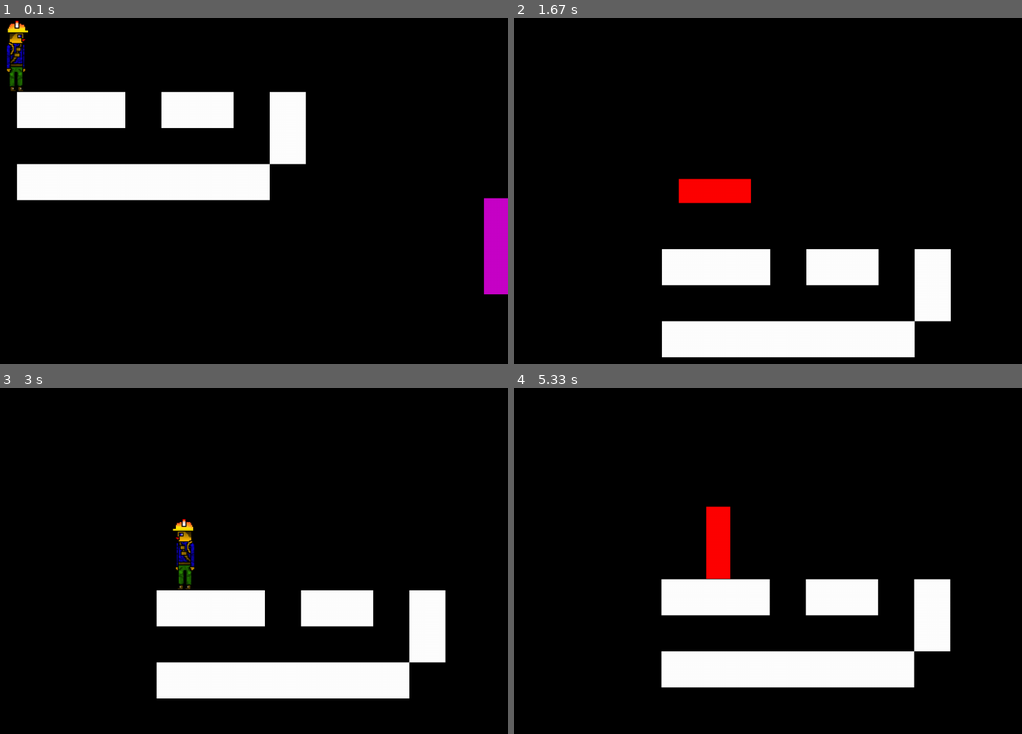
Above: before the commit, frames 1-4 (two rows, left to right).
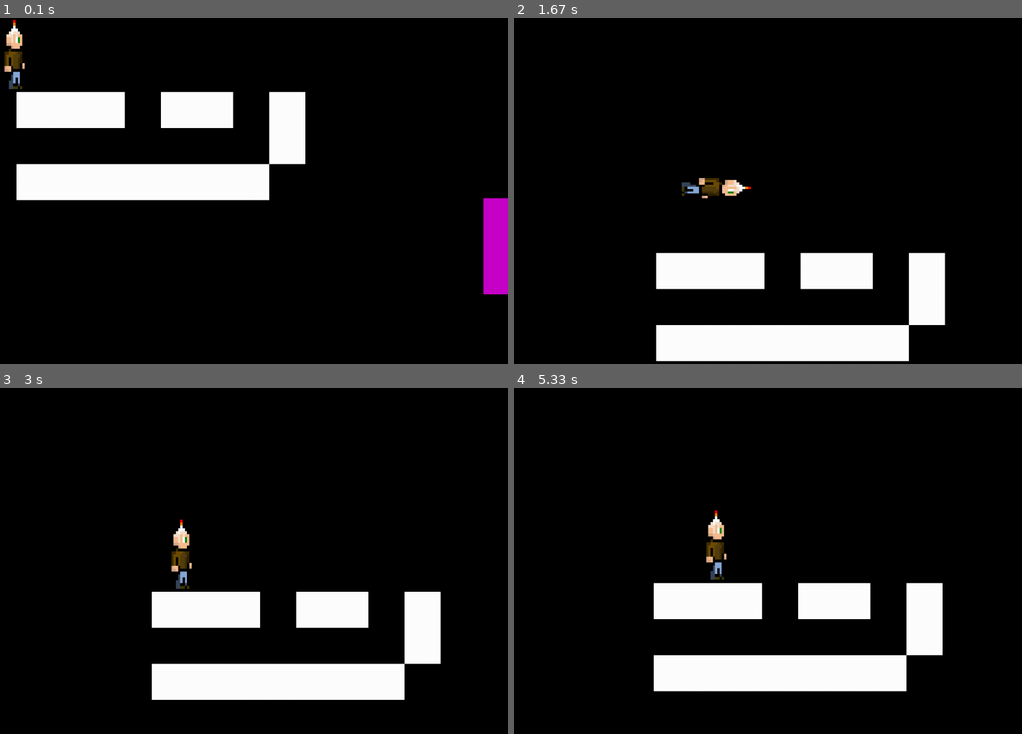
Above: after the commit, the same moments.

Repository: sps-trutnov-eps/projekt-2ep-utek_z_jeskyne
Game: pygame game, started from source/main.py
Same seed, same stepped clock (60 frames per second), same inputs: the game is played once before the commit and once after it.
Inputs:
- Up to frame 1 (0.1 s): no input
- Up to frame 2 (1.67 s): hold Ctrl 0.33-0.8 s; hold Right 0.33-0.8 s; hold Right 0.83-1.3 s; tap Ctrl at 0.9, 1.2, 1.4 s; hold Up 1.33-1.63 s
- Up to frame 3 (3 s): hold Right 1.67-2.13 s; tap Ctrl at 1.73, 2.03, 2.23, 2.53, 2.8 s; hold Left 2.17-2.7 s; hold Left from 2.73 s (still down)
- Up to frame 4 (5.33 s): tap Ctrl at 3.1, 3.23, 3.63, 3.93, 4.3, 4.6, 4.8, 5.1, 5.3 s; release Left at 3.13 s; hold Up 3.17-3.53 s; hold Right 3.57-4.2 s; hold Left 4.23-4.7 s; hold Right 4.73-5.2 s; hold Up from 5.23 s (still down)

The runs differ from the first frame. In frame 1, 0.8% of the frame differs, in the area x 0-96%, y 0-80%; in frame 2, 4.5%; in frame 3, 2.8%; in frame 4, 4.9%, in the area x 27-86%, y 34-88%.

Commit message:
Textura hrace
otaci se

Diff:
--- a/source/movement.py
+++ b/source/movement.py
@@ -55,9 +55,19 @@
         self.OnGround = OnGround
         self.CharacterSirka = CharacterSirka
         self.CharacterVyska = CharacterVyska
-        self.image = pygame.Surface((self.CharacterSirka, self.CharacterVyska))
-        self.image.fill((255, 0, 0))
+
+        #puvodni obrazek
+        self.OriginalImage = pygame.image.load("Character01.png").convert_alpha()
+        #load textury a resize pro lezeni a stani
+        self.StandingImage = pygame.transform.scale(self.OriginalImage, (70, 150))
+        self.CrawlingImage = pygame.transform.rotate(self.OriginalImage, -90)
+        self.CrawlingImage = pygame.transform.scale(self.CrawlingImage, (150, 70))
+
+        #Toto je zacatecni image
+        self.image = self.StandingImage
         self.rect = self.image.get_rect(topleft = (round(self.pos.x), round(self.pos.y)))
+
+        #staty a stavy
         self.cooldown = 0   #Cooldown mezi zmenenim stavu (stani/plazeni)
         self.GroundSpeed = 250  #rychlost pohybu normalne
         self.ClimbSpeed = 100
@@ -65,41 +75,40 @@
         self.IsCrawling = False
         self.IsCrawling = False
         self.IsClimbing = False
-        self.original_image = pygame.image.load("KindaCamo.png").convert_alpha()
-        self.image = self.original_image
         self.DivaSeDoprava = True
 
     def update(self, time_passed, blocks):
         self.CanStandUp = True
         pressed = pygame.key.get_pressed()
 
+        #tohle je blok nad hracem, pres kterej se kontroluje jestli se muze postavit
         SpaceCheckHeight = self.CharacterVyska if not self.IsCrawling else 150
         SpaceCheckerRect = pygame.Rect(self.rect.x, self.rect.y - (SpaceCheckHeight - self.CharacterVyska), self.CharacterSirka,SpaceCheckHeight - self.CharacterVyska)
+
         for block in blocks:
             if SpaceCheckerRect.colliderect(block.rect):
                 self.CanStandUp = False
                 break
-        if pressed[pygame.K_LCTRL]:
-            if self.cooldown <= 0:
-                if not self.IsCrawling:  #Zmena na plazeni
-                    self.CharacterSirka, self.CharacterVyska = 150, 50
-                    self.GroundSpeed = 50
-                    self.IsCrawling = True
-
-                    self.image = pygame.Surface((self.CharacterSirka, self.CharacterVyska))
-                    self.image.fill((255, 0, 0))
-                    self.rect = self.image.get_rect(midbottom=(round(self.pos.x), round(self.pos.y)))
-
-                elif self.IsCrawling and self.CanStandUp:  # Player wants to stand and has space
-                    self.CharacterSirka, self.CharacterVyska = 50, 150
-                    self.GroundSpeed = 250
-                    self.IsCrawling = False
-
-                    self.image = pygame.Surface((self.CharacterSirka, self.CharacterVyska))
-                    self.image.fill((255, 0, 0))
-                    self.rect = self.image.get_rect(midbottom=(round(self.pos.x), round(self.pos.y)))
-
-                self.cooldown = 0.2
+        #Tohle handeluje zmenu mezi stanim a plazenim i s texturama
+        if pressed[pygame.K_LCTRL] and self.cooldown <= 0:
+            if not self.IsCrawling:  #Zmeni se na plazeni
+                self.CharacterSirka, self.CharacterVyska = 150, 50
+                self.GroundSpeed = 70
+                self.IsCrawling = True
+                #Textura handeling
+                self.image = self.CrawlingImage #nastavi image na resizenuty imagee
+                self.rect = self.image.get_rect(midbottom=(round(self.pos.x), round(self.pos.y))) #znovu nastavi pozici aby nedoslo k desyncu
+
+
+            elif self.IsCrawling and self.CanStandUp:  #Zmena na postaveni, pokud ma nad sebou misto
+                self.CharacterSirka, self.CharacterVyska = 50, 150
+                self.GroundSpeed = 250
+                self.IsCrawling = False
+                #Textura handeling, stejne jako vyse
+                self.image = self.StandingImage
+                self.rect = self.image.get_rect(midbottom=(round(self.pos.x), round(self.pos.y)))
+
+            self.cooldown = 0.2
 
         if self.cooldown > 0:
             self.cooldown -= time_passed
@@ -108,24 +117,28 @@
         # Horizontalni movement
         self.vel.x = 0
         if pressed[pygame.K_LEFT]:# or pressed[pygame.K_a]:
-            self.DivaSeDoprava = False
             self.vel.x -= self.GroundSpeed
-            self.image = pygame.transform.flip(self.original_image, True, False)
+            if self.DivaSeDoprava: #pokud se divas doprava tak se otoci image
+                CurrentImage = self.StandingImage if not self.IsCrawling else self.CrawlingImage #check jestli ma byt postava na vysku nebo sirku
+                self.image = pygame.transform.flip(CurrentImage, True, False) #otoceni image (prvni bool je osa X, druhy Y)
+                self.DivaSeDoprava = False #uz se nediva doprava
         if pressed[pygame.K_RIGHT]:# or pressed[pygame.K_d]:
-            self.DivaSeDoprava = True
             self.vel.x += self.GroundSpeed
-            self.image = self.original_image
+            if not self.DivaSeDoprava: #stejny co vyse
+                CurrentImage = self.StandingImage if not self.IsCrawling else self.CrawlingImage
+                self.image = CurrentImage #tady se ale pouzije origo image
+                self.DivaSeDoprava = True
 
         # Skakani
         if pressed[pygame.K_UP] and self.OnGround and not self.IsClimbing:
-            self.vel.y = -1135 if not self.IsCrawling else -300
-            self.OnGround = False  # Immediately set OnGround to False when jumping
-
+            self.vel.y = -1135 if not self.IsCrawling else -300 #tady nevim, asi odstranit skakani na zemi uplne? Novy bool - CanJump
+            self.OnGround = False  #Nastavi okamzite ze nejsi na zemi
+
+        #lezemi
         if pressed[pygame.K_f] and self.MuzesLezt:
             self.IsClimbing = True
         else:
             self.IsClimbing = False
-
         if self.IsClimbing:
             if pressed[pygame.K_UP]:
                 self.vel.y = -self.ClimbSpeed
@@ -148,7 +161,7 @@
         self.rect.midbottom = (round(self.pos.x), round(self.pos.y))
         self.check_collisions_y(blocks)
 
-        return pressed
+        #return pressed
 
     def check_collisions_x(self, blocks):
         self.MuzesLezt = False
Binary file added: Character01.png
Binary file removed: KindaCamo.png
